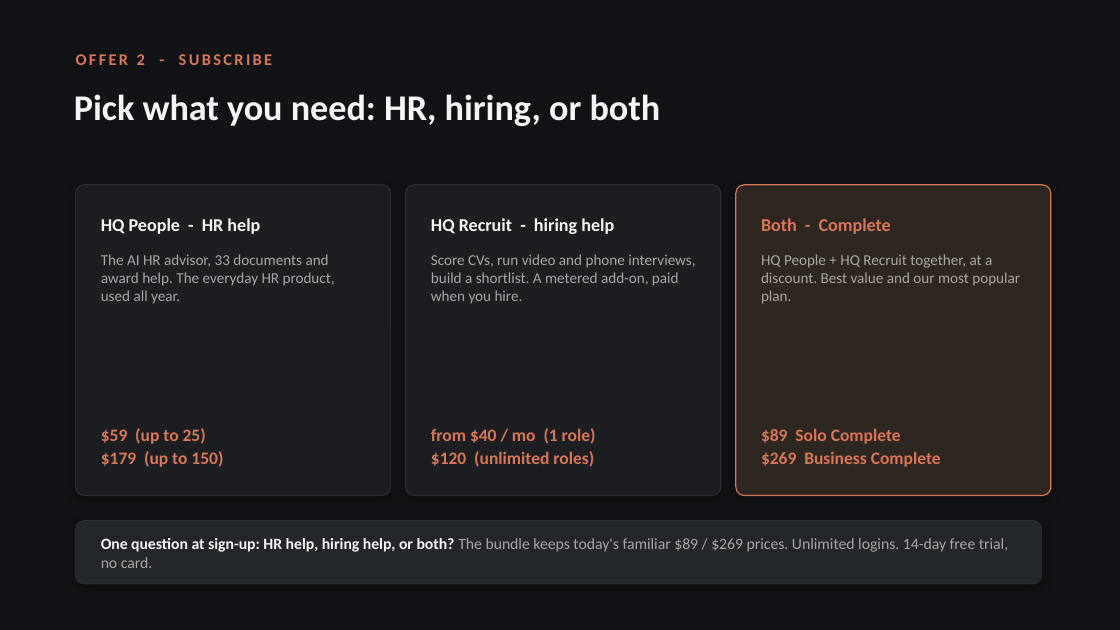
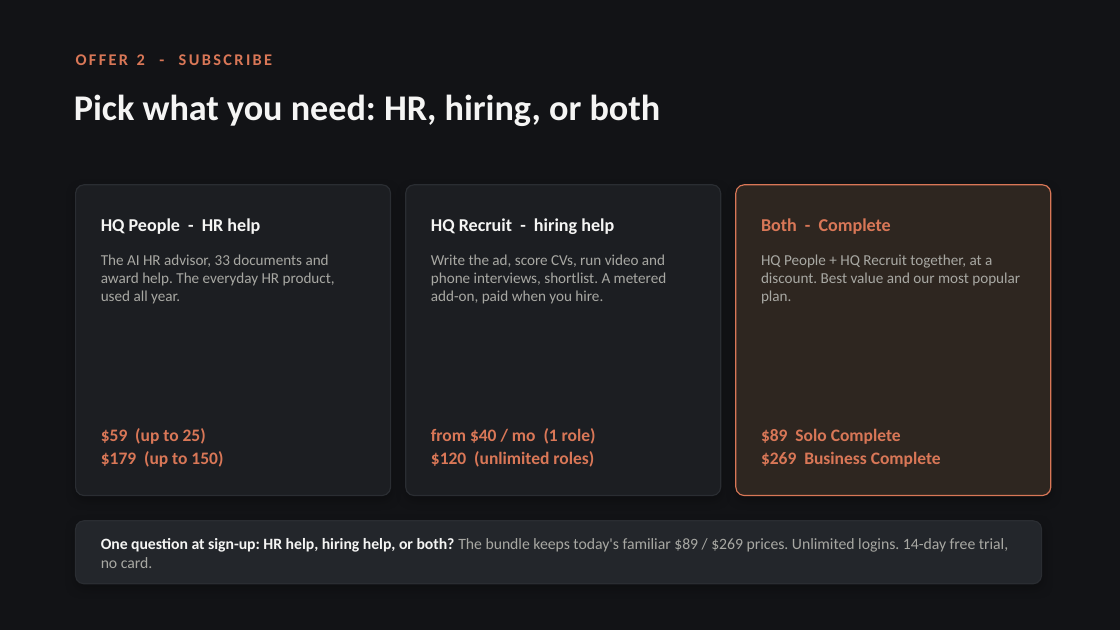
Before and after one commit to jraynerhumanistiqs/hqai, a slide deck: slide 8 of docs/HQai-price-modelling.pptx. Drawn at 1120x630 pixels with LibreOffice and Linux fonts; fonts in the diff are those of the drawing. Boxes give left, top, right and bottom in pixels: in the first picture for what was removed or moved away, otherwise in the second. Text is boxed around its words. In the diff, an @@ line names an element or a change of style, - is before the commit and + after.

```diff
--- a/docs/HQai-price-modelling.pptx
+++ b/docs/HQai-price-modelling.pptx
@@ text at (x1=431, y1=254, x2=667, y2=304): text changed @@
-Score CVs, run video and phone interviews, build a shortlist. A metered add-on, paid when you hire.
+Write the ad, score CVs, run video and phone interviews, shortlist. A metered add-on, paid when you hire.
```
Also in this commit, not shown: 1 other slide changed.
